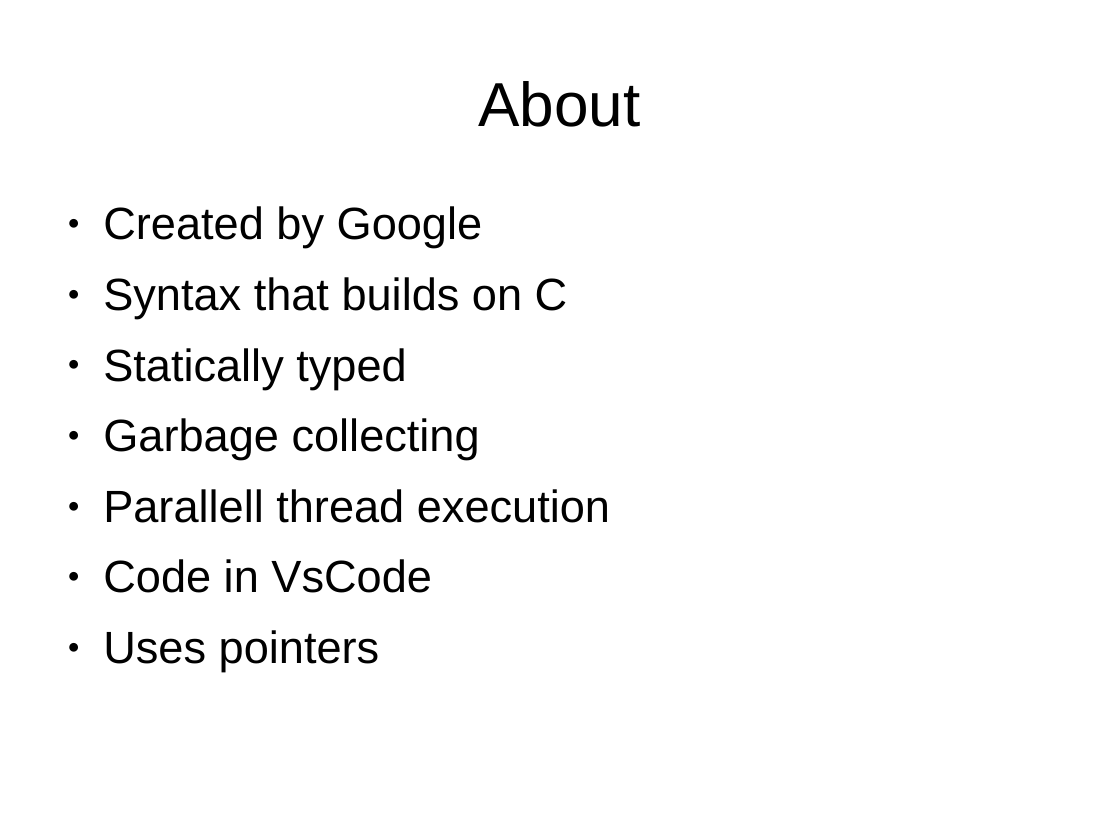
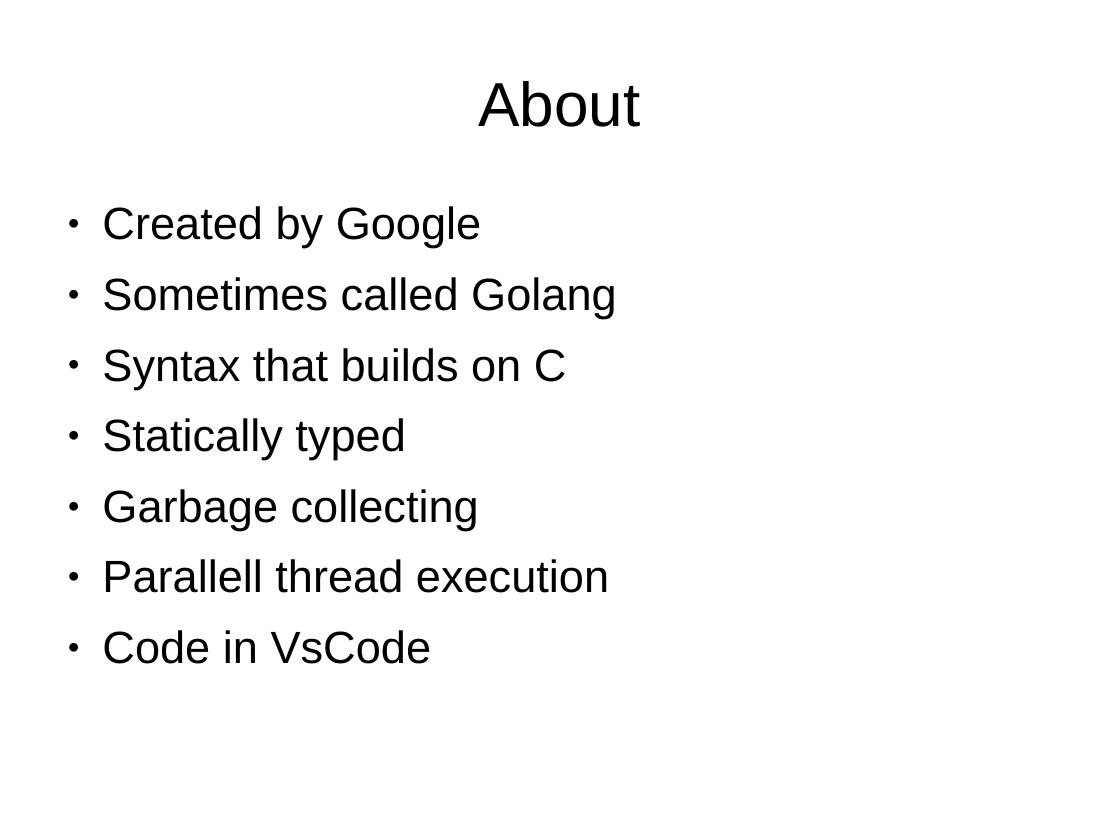
Before and after one commit to smicker/go_course, a slide deck: slide 3 of Golang genomgång.ppt. Drawn at 1120x840 pixels with LibreOffice and Linux fonts; fonts in the diff are those of the drawing; background and template pictures are left out. Boxes give left, top, right and bottom in pixels: in the first picture for what was removed or moved away, otherwise in the second. Text is boxed around its words. In the diff, an @@ line names an element or a change of style, - is before the commit and + after.

```diff
--- a/Golang genomgång.ppt
+++ b/Golang genomgång.ppt
@@ text at [102, 206, 609, 664]: indent changed @@
@@ text at [102, 277, 617, 319]: paragraph added @@
+● Sometimes called Golang
@@ text at [103, 630, 380, 671]: paragraph removed @@
-● Uses pointers
```
Also in this commit, not shown: 47 other slides changed, 2 slides added, 2 slides removed, 1 other file.
